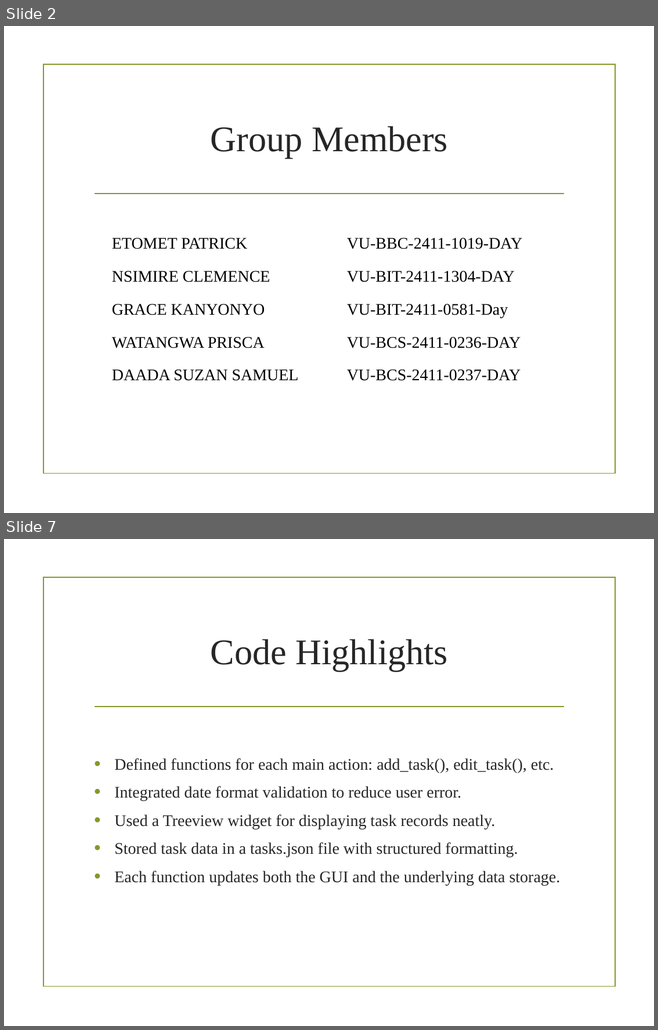
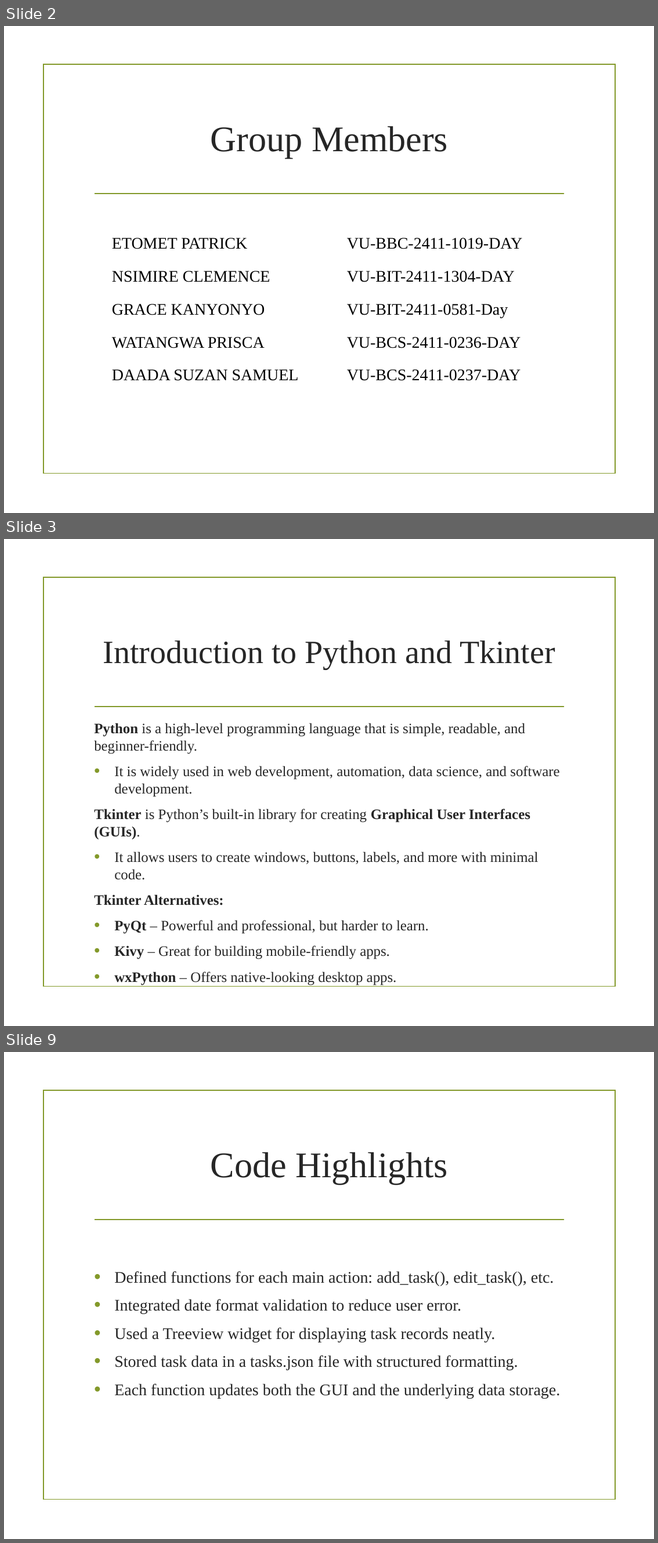
Before and after one commit to etopat/Smart_Task_Manager, a slide deck: Smart_Student_Task_Manager_Presentation.pptx. Shown one above the other, each under a label of ours: slides 2 and 7 before the commit, slides 2, 3 and 9 after it; the slides between them are not shown. The pictures are 658x1030 and 658x1543 pixels, drawn with LibreOffice and Linux fonts; fonts in the diff are those of the drawing; background and template pictures are left out. Boxes give left, top, right and bottom in pixels: in the first picture for what was removed or moved away, otherwise in the second. Text is boxed around its words. In the diff, an @@ line names an element or a change of style, - is before the commit and + after.

```diff
--- a/Smart_Student_Task_Manager_Presentation.pptx
+++ b/Smart_Student_Task_Manager_Presentation.pptx
@@ slide 3 added at bbox=[4, 539, 654, 1026], background picture (left out); not listed: 2 template elements that a slide beside it also shows @@
@@ title added at bbox=[103, 641, 555, 669], 36 pt, text #262626 @@
+Introduction to Python and Tkinter
@@ text added at bbox=[94, 723, 559, 959], 16 pt, text #262626 @@
+Python is a high-level programming language that is simple, readable, and beginner-friendly.
+• It is widely used in web development, automation, data science, and software development.
+Tkinter is Python’s built-in library for creating Graphical User Interfaces (GUIs).
+• It allows users to create windows, buttons, labels, and more with minimal code.
+Tkinter Alternatives:
+• PyQt – Powerful and professional, but harder to learn.
+• Kivy – Great for building mobile-friendly apps.
+• wxPython – Offers native-looking desktop apps.
@@ what was slide 7 is now slide 9 @@
```
Also in this commit, not shown: 8 slides changed, 1 other slide added.
